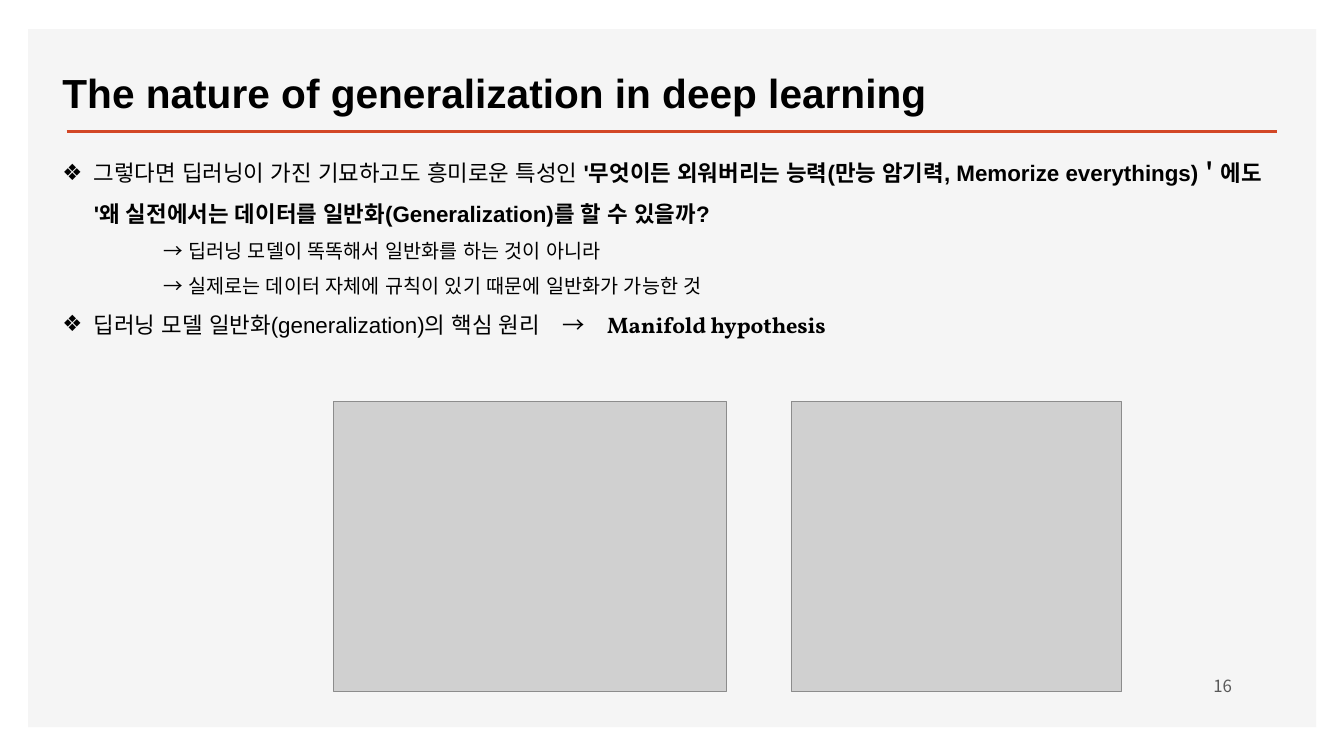
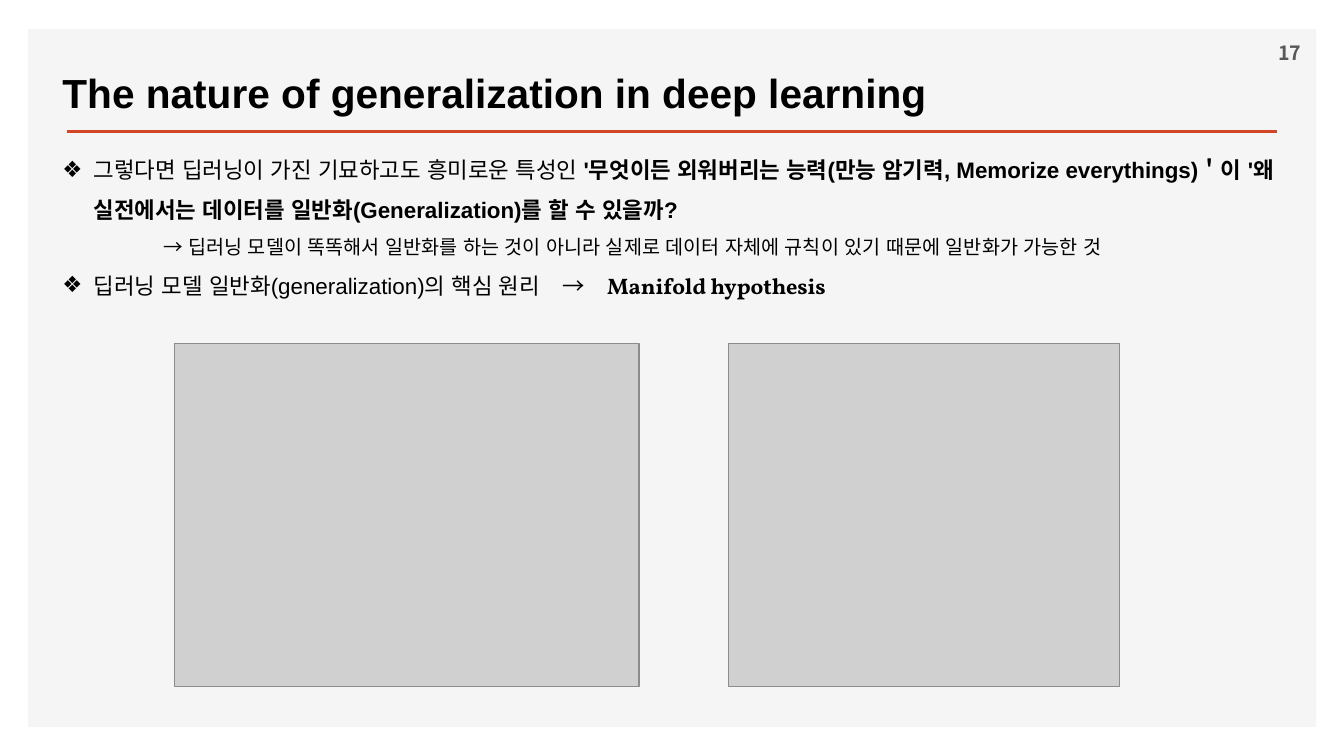
Before and after one commit to ancestor9/2026_Fall_Deep-Learning-with-Python, a slide deck: slide 17 of Chapter 05 Fundamentals of machine learning.pptx (slide 16 before the commit). Drawn at 1344x756 pixels with LibreOffice and Linux fonts; fonts in the diff are those of the drawing; grey boxes stand for pictures; background and template pictures are left out. Boxes give left, top, right and bottom in pixels: in the first picture for what was removed or moved away, otherwise in the second. Text is boxed around its words. In the diff, an @@ line names an element or a change of style, - is before the commit and + after.

```diff
--- a/Chapter 05 Fundamentals of machine learning.pptx
+++ b/Chapter 05 Fundamentals of machine learning.pptx
@@ page number added at <box>1278,45,1301,60</box>, 14 pt, text #595959, bold @@
+17
@@ text at <box>94,159,1274,256</box>: text changed @@
-❖ 그렇다면 딥러닝이 가진 기묘하고도 흥미로운 특성인 '무엇이든 외워버리는 능력(만능 암기력, Memorize everythings)＇에도 '왜 실전에서는 데이터를 일반화(Generalization)를 할 수 있을까?
-→ 딥러닝 모델이 똑똑해서 일반화를 하는 것이 아니라
-→ 실제로는 데이터 자체에 규칙이 있기 때문에 일반화가 가능한 것
+❖ 그렇다면 딥러닝이 가진 기묘하고도 흥미로운 특성인 '무엇이든 외워버리는 능력(만능 암기력, Memorize everythings)＇이 '왜 실전에서는 데이터를 일반화(Generalization)를 할 수 있을까?
+→ 딥러닝 모델이 똑똑해서 일반화를 하는 것이 아니라 실제로 데이터 자체에 규칙이 있기 때문에 일반화가 가능한 것
@@ picture: place and size @@
-picture at <box>334,401,727,692</box>
+picture at <box>174,344,639,687</box>
@@ picture: place and size @@
-picture at <box>791,401,1122,692</box>
+picture at <box>729,344,1120,687</box>
@@ page number removed at <box>1213,679,1232,692</box> @@
-16
```
Also in this commit, not shown: 33 other slides changed, 2 slides added, 1 slide removed.
